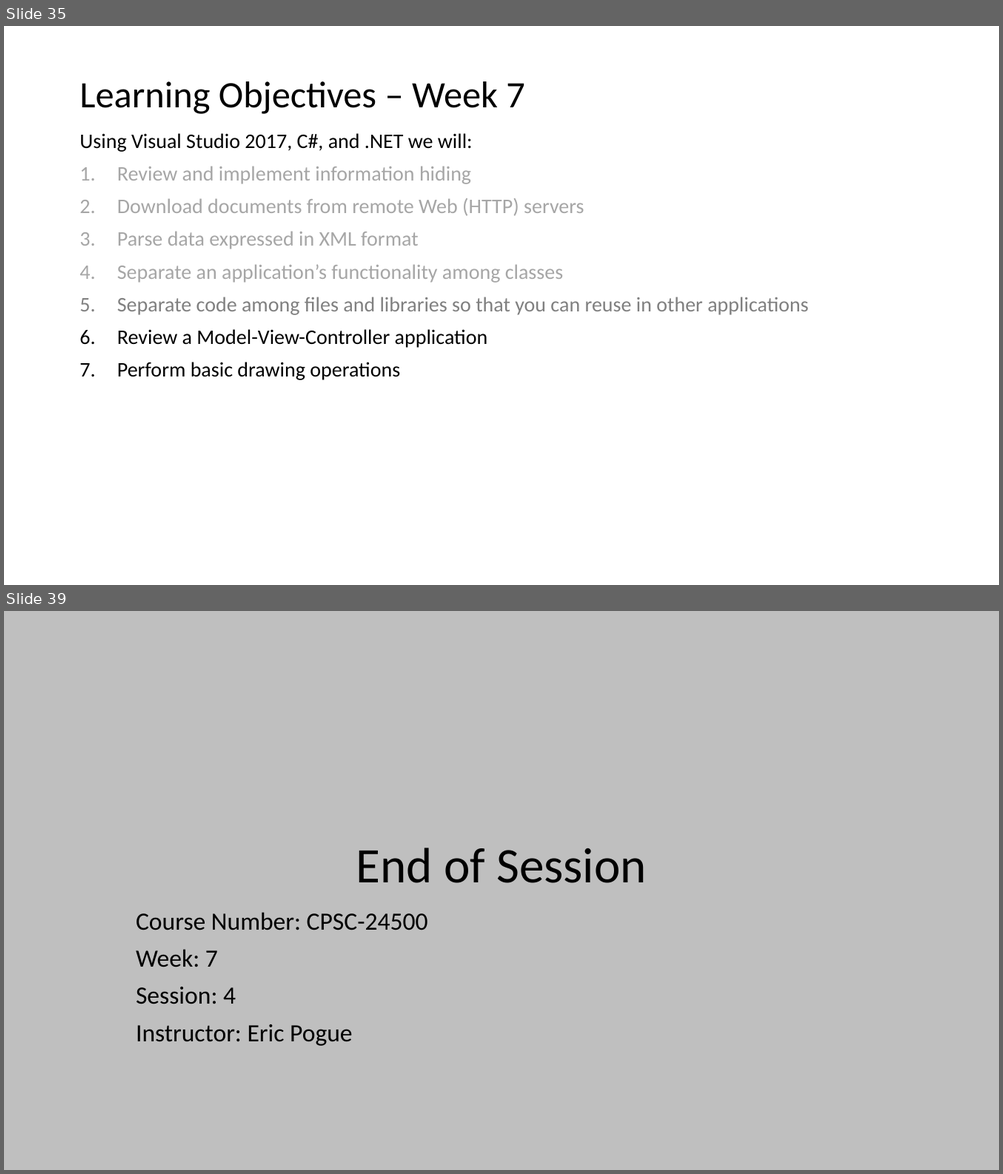
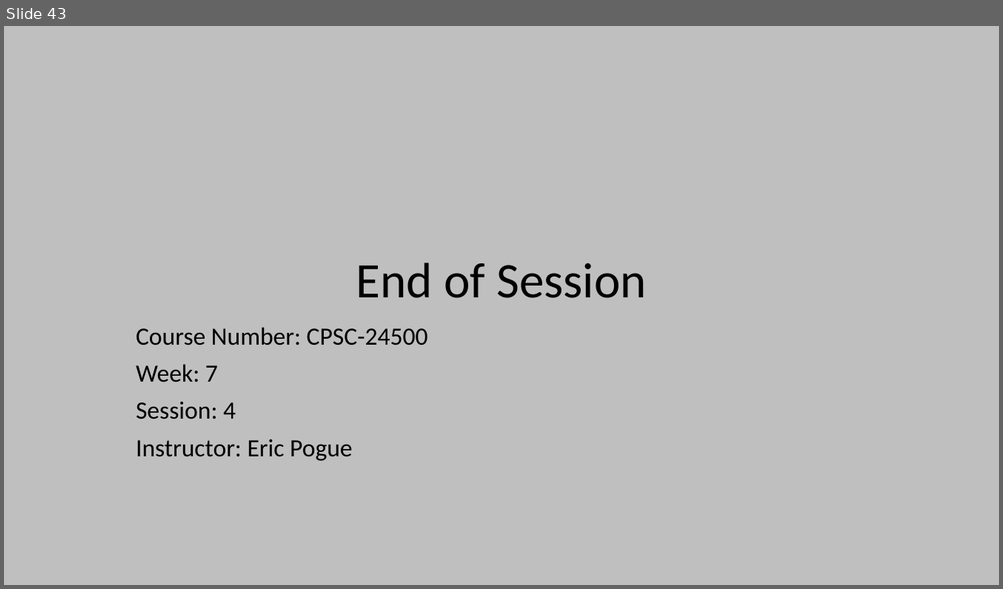
Before and after one commit to EricJPogue/www-epogue-info, a slide deck: CPSC-24500/Week08/2017SpringW08Slides.pptx. Shown one above the other, each under a label of ours: slides 35 and 39 before the commit, slide 43 after it; the slides between them are not shown. The pictures are 1003x1174 and 1003x589 pixels, drawn with LibreOffice and Linux fonts; fonts in the diff are those of the drawing. Boxes give left, top, right and bottom in pixels: in the first picture for what was removed or moved away, otherwise in the second. Text is boxed around its words. In the diff, an @@ line names an element or a change of style, - is before the commit and + after.

Commit message:
Update documents.

```diff
--- a/CPSC-24500/Week08/2017SpringW08Slides.pptx
+++ b/CPSC-24500/Week08/2017SpringW08Slides.pptx
@@ slide 35 removed at [4,26,999,585], background #FFFFFF @@
@@ title removed at [79,82,525,114] @@
-Learning Objectives – Week 7
@@ text removed at [79,133,808,380] @@
-Using Visual Studio 2017, C#, and .NET we will:
-1. Review and implement information hiding
-2. Download documents from remote Web (HTTP) servers
-3. Parse data expressed in XML format
-4. Separate an application’s functionality among classes
-5. Separate code among files and libraries so that you can reuse in other applications
-6. Review a Model-View-Controller application
-7. Perform basic drawing operations
@@ what was slide 39 is now slide 43 @@
```
Also in this commit, not shown: 7 slides changed, 17 slides added, 13 other slides removed, 6 other files.
